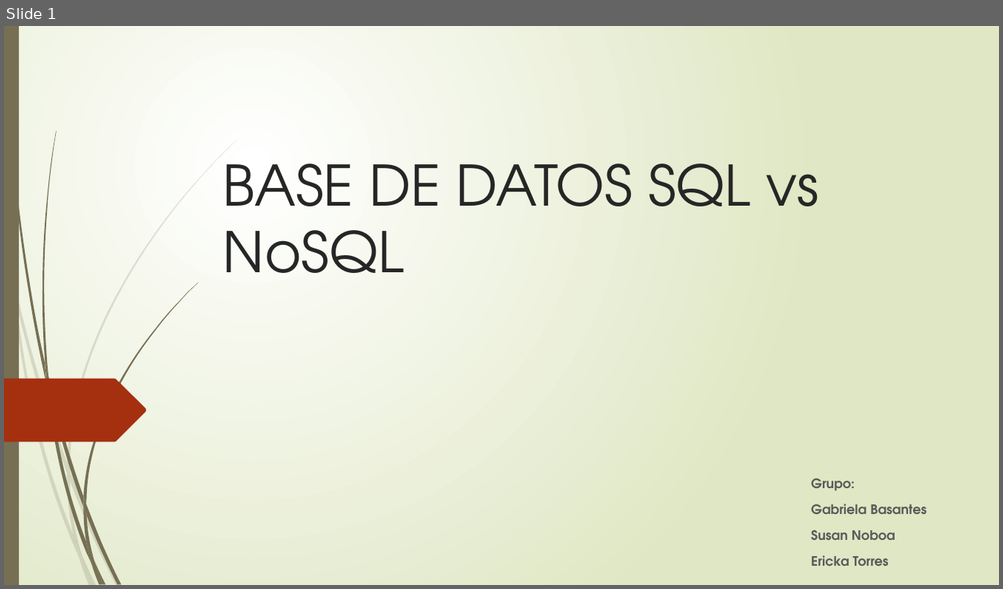
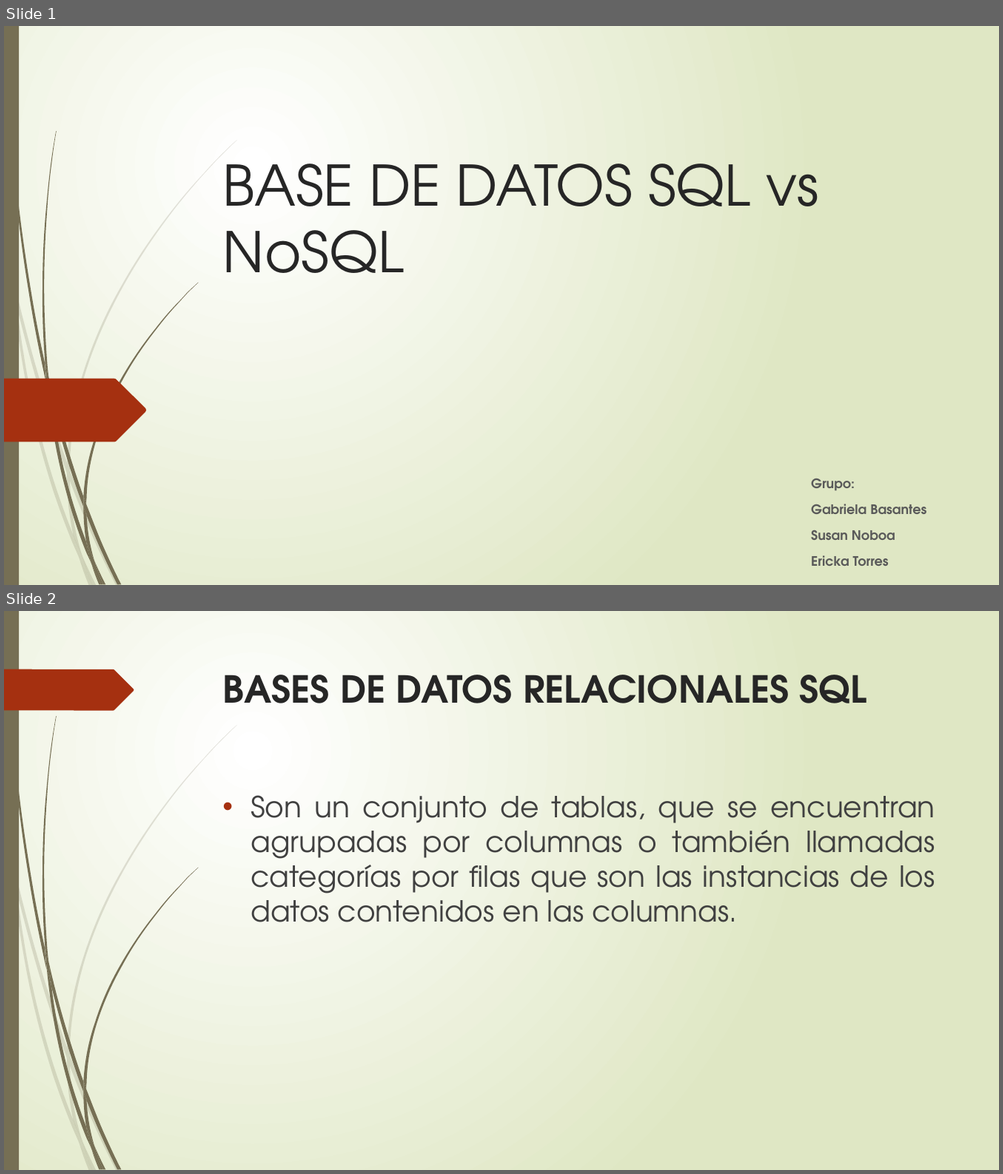
Before and after one commit to Ericka1/Taller-3, a slide deck: BASE DE DATOS SQL vs NoSQL.pptx. Shown one above the other, each under a label of ours: slide 1 before the commit, slides 1 and 2 after it. The pictures are 1003x589 and 1003x1174 pixels, drawn with LibreOffice and Linux fonts; fonts in the diff are those of the drawing. Boxes give left, top, right and bottom in pixels: in the first picture for what was removed or moved away, otherwise in the second. Text is boxed around its words. In the diff, an @@ line names an element or a change of style, - is before the commit and + after.

```diff
--- a/BASE DE DATOS SQL vs NoSQL.pptx
+++ b/BASE DE DATOS SQL vs NoSQL.pptx
@@ slide 2 added at (4,611,999,1170), background gradient #FFFFFF to #DFE8C4; not listed: 23 template elements that a slide beside it also shows @@
@@ freeform shape added at (4,669,134,710), fill #A53010 @@
@@ title added at (223,675,867,703), 36 pt, text #262626, bold @@
+BASES DE DATOS RELACIONALES SQL
@@ text added at (250,795,935,923), 28 pt, text #404040 @@
+• Son un conjunto de tablas, que se encuentran agrupadas por columnas o también llamadas categorías por filas que son las instancias de los datos contenidos en las columnas.
```
Also in this commit, not shown: 5 other slides added, 3 slides removed, 2 other files.
